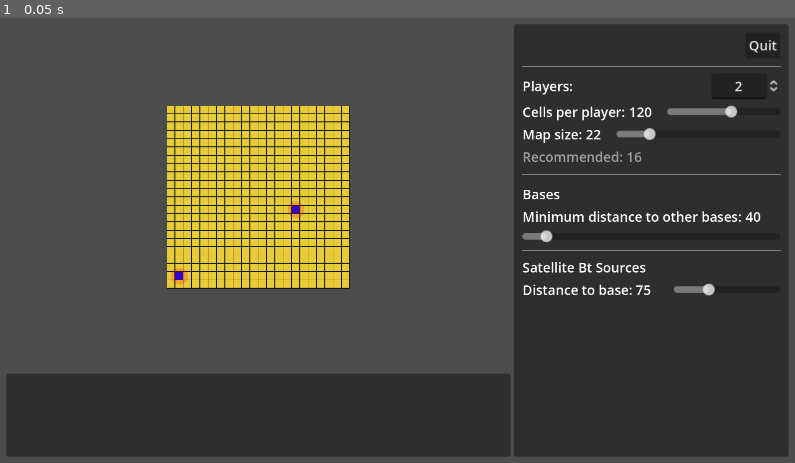
Above: before the commit, frame 1.
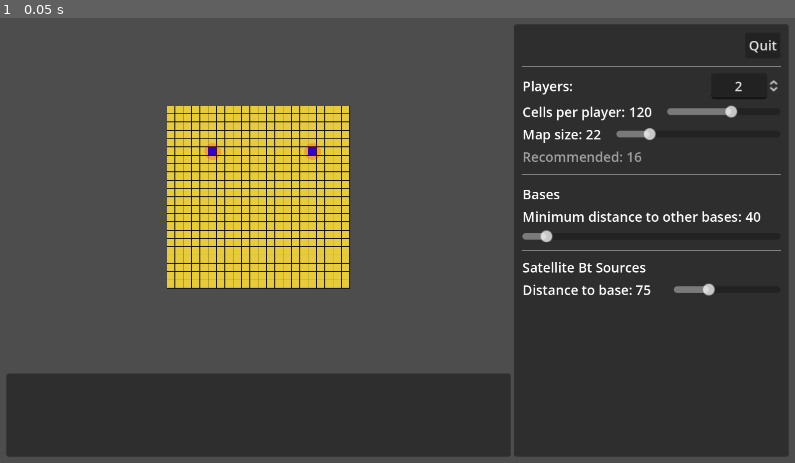
Above: after the commit, the same moment.

Repository: wadcom/kisarra-mapgen
Game: Godot game, scene res://main.tscn
Same seed, same stepped clock (60 frames per second), same inputs: the game is played once before the commit and once after it.
Inputs:
- Up to frame 1 (0.05 s): no input

The runs differ from the first frame. In frame 1, 0.2% of the frame differs, in the area x 21-41%, y 28-60%.

Commit message:
Extract _pick_base_positions(), _pick_satellite_bt_positions()

Diff:
--- a/map_area.gd
+++ b/map_area.gd
@@ -13,8 +13,10 @@
 
 	%DiagnosticsText.clear()
 
+	var base_positions = _pick_base_positions(params)
+
+	_setup_bases(params, base_positions)
 	_setup_ground_cells(params)
-	_setup_bases(params)
 
 
 func _setup_ground_cells(params):
@@ -30,7 +32,7 @@
 			$GroundCells.add_child(cell)
 
 
-func _setup_bases(params):
+func _setup_bases(params, base_positions):
 	for b in $Bases.get_children():
 		$Bases.remove_child(b)
 		b.queue_free()
@@ -39,26 +41,10 @@
 		$Constraints.remove_child(c)
 		c.queue_free()
 
-	var available = []
-	for x in params.map_size:
-		for y in params.map_size:
-			available.append(Vector2(x, y))
-
-	available.shuffle()
-
-	var base_positions = []
-	for i in params.players_qty:
-		if available.size() == 0:
-			%DiagnosticsText.add_text("No cells available to place a base\n")
-			break
-
-		var p = available.pop_back()
-
+	for p in base_positions:
 		var base = base_cell_prefab.instantiate()
 		base.position = p * _globals.PIXELS_PER_CELL_SIDE
 		$Bases.add_child(base)
-
-		base_positions.append(p)
 
 		var exclusion_area = round_area_prefab.instantiate()
 		exclusion_area.position = \
@@ -67,12 +53,8 @@
 		exclusion_area.modulate = Color(Color.RED, 0.2)
 		$Constraints.add_child(exclusion_area)
 
-		available = available.filter(
-			func(a):
-				var d = a.distance_to(p) * _globals.CELL_SIDE_KMS
-				return d > params.base_placement.min_dist_to_other_bases
-		)
 
+func _pick_satellite_bt_positions(params, base_positions):
 	var satellite_bt_radius = params.satellite_bt.distance_to_base / _globals.CELL_SIDE_KMS
 	var bt_positions = []
 	for base_pos in base_positions:
@@ -102,4 +84,31 @@
 
 		bt_positions.append(Vector2(int(cxys[0] / 1000.0), int(cxys[0]) % 1000))
 
-	print("XXX: ", bt_positions)
+	return bt_positions
+
+
+func _pick_base_positions(params):
+	var available = []
+	for x in params.map_size:
+		for y in params.map_size:
+			available.append(Vector2(x, y))
+
+	available.shuffle()
+
+	var base_positions = []
+	for i in params.players_qty:
+		if available.size() == 0:
+			%DiagnosticsText.add_text("No cells available to place a base\n")
+			break
+
+		var p = available.pop_back()
+
+		base_positions.append(p)
+
+		available = available.filter(
+			func(a):
+				var d = a.distance_to(p) * _globals.CELL_SIDE_KMS
+				return d > params.base_placement.min_dist_to_other_bases
+		)
+
+	return base_positions
